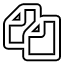
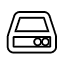
The second (64, 64) image is a revision of the first. Changes to its layers:
painted on (unnamed layer) over bbox(5, 5, 59, 60)
